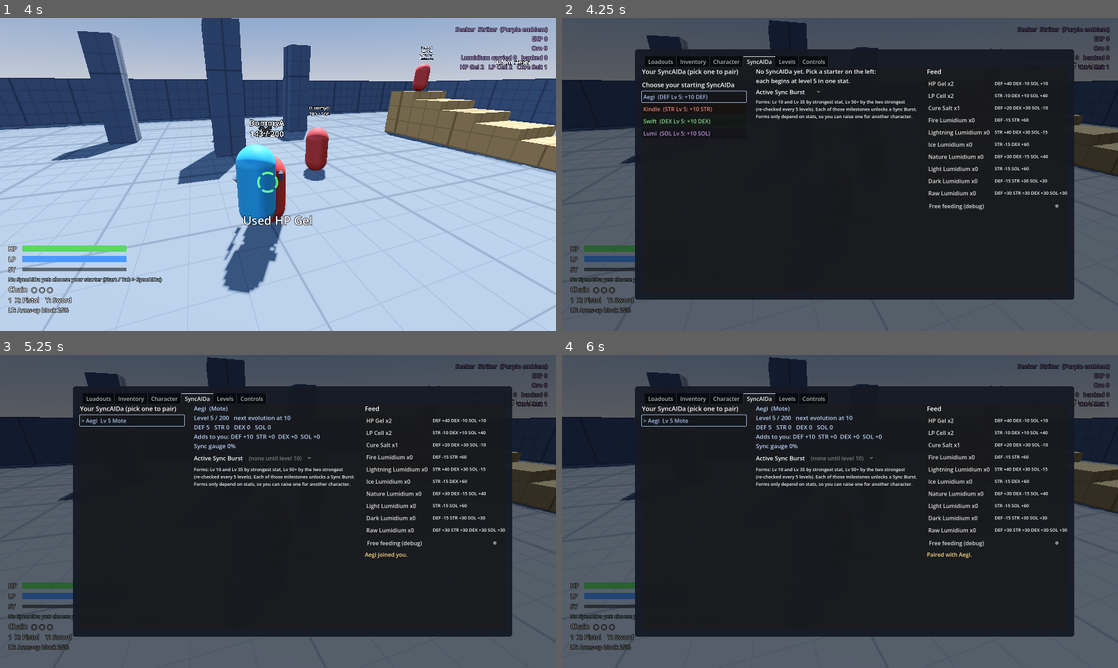
Above: before the commit, frames 1-4 (two rows, left to right).
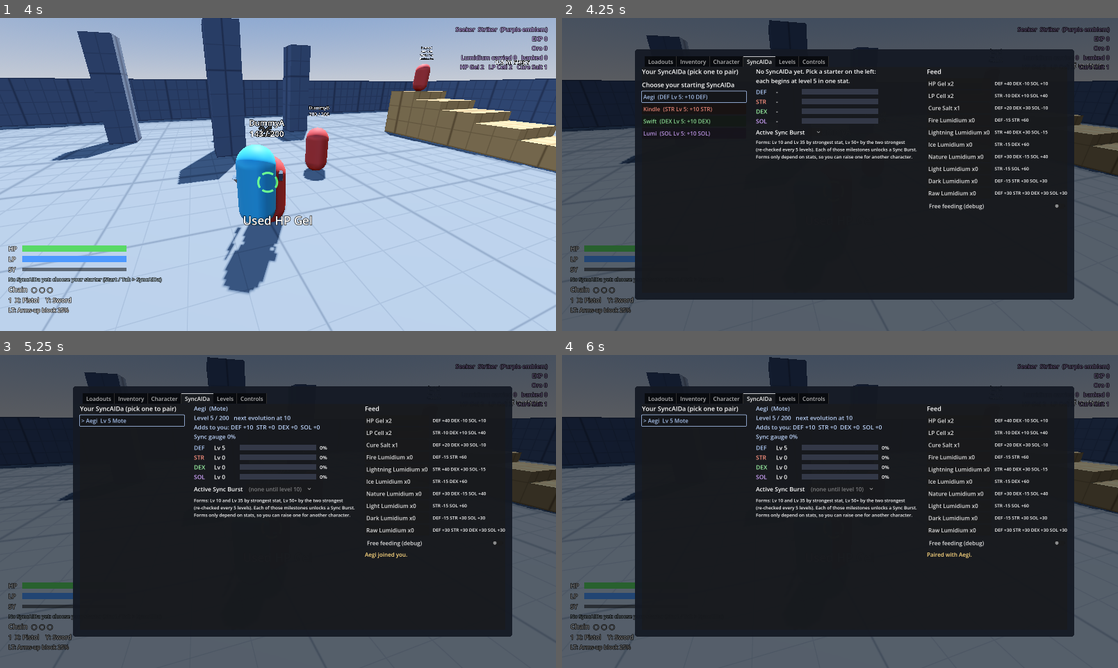
Above: after the commit, the same moments.

Repository: GLorenz90/Nomad-Seekers
Game: Godot game, scene res://scenes/main.tscn
The game is run twice, just before and just after one commit, with the same random seed, the same clock (stepped at 60 frames per second) and the same inputs.
Inputs (mouse positions are in pixels of both pictures, inside the frame that each line leads up to):
- Up to frame 1 (4 s): tap Enter (ui_accept) at 0.5 s; move the mouse to (305, 174) at 0.52 s; hold F (block) 0.53-1.28 s; hold W (move_forward) from 0.53 s (still down); click (305, 174) at 0.67 s; tap Space (jump) at 0.77, 1.52, 3.02, 3.77 s; move the mouse to (250, 174) at 1.27 s; tap Shift (dash) at 1.35 s; move the mouse to (289, 168) at 2.02 s; click (289, 168) at 2.1 s; move the mouse to (272, 180) at 2.77 s; right-click (272, 180) at 2.85 s; click (272, 180) at 2.92 s; move the mouse to (316, 177) at 3.52 s; tap 1 (item_1) at 3.6 s
- Up to frame 2 (4.25 s): keep holding W (move_forward); tap Tab (menu) at 4.15 s
- Up to frame 3 (5.25 s): release W (move_forward) at 4.25 s; drag from (111, 464) to (194, 433) at 4.27 s; click "Aegi (DEF Lv 5: +10 DEF)" at 5 s
- Up to frame 4 (6 s): click "> Aegi Lv 5 Mote" at 5.75 s

Frame 1 is identical in both runs. In frame 2, 2.1% of the frame differs, in the area x 34-64%, y 22-46%; in frame 3, 2.7%, in the area x 34-64%, y 22-52%; in frame 4, 2.7%.

Commit message:
Tune Machine Pistol and Assault Rifle; SyncAIDa per-stat progress
- Machine Pistol: automatic pistol, single-shot taps, hold at 0.11 s,
  half damage (base 6 -> 3)
- Assault Rifle: 33% slower (tick 0.146, taps x1.065), +25% damage
  (base 11.25)
- SyncAIDa tab: level, progress bar and percent for each stat

Co-Authored-By: Claude Opus 5.5 <noreply@anthropic.com>
Claude-Session: https://claude.ai/code/session_0158GMUbAThobuu7yWuNoptn

Diff:
--- a/data/weapons/assault_rifle.tres
+++ b/data/weapons/assault_rifle.tres
@@ -10,11 +10,11 @@
 damage_mult = 2.0
 lp_cost = 2.0
 swing = 4
-duration = 0.9866666666666667
-active_start = 0.5466666666666667
-active_end = 0.5466666666666667
-window_open = 0.6133333333333334
-window_close = 0.9866666666666667
+duration = 1.3135000000000001
+active_start = 0.7498333333333332
+active_end = 0.7498333333333332
+window_open = 0.8164999999999999
+window_close = 1.3135000000000001
 lunge_distance = 0.0
 is_projectile = true
 projectile_speed = 50.0
@@ -27,11 +27,11 @@
 damage_mult = 2.1
 lp_cost = 2.0
 swing = 4
-duration = 0.8
-active_start = 0.3866666666666667
-active_end = 0.3866666666666667
-window_open = 0.45333333333333337
-window_close = 0.8
+duration = 1.065
+active_start = 0.5368333333333334
+active_end = 0.5368333333333334
+window_open = 0.6035
+window_close = 1.065
 lunge_distance = 0.0
 is_projectile = true
 projectile_speed = 50.0
@@ -44,11 +44,11 @@
 damage_mult = 2.4
 lp_cost = 2.0
 swing = 4
-duration = 0.6933333333333334
-active_start = 0.24266666666666664
-active_end = 0.24266666666666664
-window_open = 0.6933333333333334
-window_close = 0.6933333333333334
+duration = 0.9229999999999999
+active_start = 0.32304999999999995
+active_end = 0.32304999999999995
+window_open = 0.9229999999999999
+window_close = 0.9229999999999999
 lunge_distance = 0.0
 is_projectile = true
 projectile_speed = 50.0
@@ -60,11 +60,11 @@
 display_name = "Shot"
 lp_cost = 1.0
 swing = 4
-duration = 0.7733333333333334
-active_start = 0.3333333333333333
-active_end = 0.3333333333333333
-window_open = 0.4
-window_close = 0.7733333333333334
+duration = 1.0294999999999999
+active_start = 0.4658333333333333
+active_end = 0.4658333333333333
+window_open = 0.5325
+window_close = 1.0294999999999999
 lunge_distance = 0.0
 is_projectile = true
 projectile_speed = 50.0
@@ -76,11 +76,11 @@
 damage_mult = 1.05
 lp_cost = 1.0
 swing = 4
-duration = 0.6666666666666666
-active_start = 0.25333333333333335
-active_end = 0.25333333333333335
-window_open = 0.32000000000000006
-window_close = 0.6666666666666666
+duration = 0.8875
+active_start = 0.35933333333333334
+active_end = 0.35933333333333334
+window_open = 0.426
+window_close = 0.8875
 lunge_distance = 0.0
 is_projectile = true
 projectile_speed = 50.0
@@ -92,11 +92,11 @@
 damage_mult = 1.15
 lp_cost = 1.0
 swing = 4
-duration = 0.5333333333333333
-active_start = 0.18666666666666665
-active_end = 0.18666666666666665
-window_open = 0.5333333333333333
-window_close = 0.5333333333333333
+duration = 0.7099999999999999
+active_start = 0.24849999999999994
+active_end = 0.24849999999999994
+window_open = 0.7099999999999999
+window_close = 0.7099999999999999
 lunge_distance = 0.0
 is_projectile = true
 projectile_speed = 50.0
@@ -111,7 +111,7 @@
 move_speed_scale = 0.3
 duration = 0.26666666666666666
 lunge_distance = 0.0
-sustained_tick = 0.11
+sustained_tick = 0.146
 is_projectile = true
 projectile_speed = 50.0
 projectile_radius = 0.08
@@ -126,7 +126,7 @@
 weight = 1
 two_handed = true
 sustained = true
-base_damage = 9.0
+base_damage = 11.25
 jobs = PackedStringArray("R")
 normal_attacks = Array[ExtResource("1_xqwfh")]([SubResource("Resource_3ctgs"), SubResource("Resource_tmg11"), SubResource("Resource_y8tdv")])
 hard_attacks = Array[ExtResource("1_xqwfh")]([SubResource("Resource_w7dt6"), SubResource("Resource_md3no"), SubResource("Resource_h52be")])
--- a/data/weapons/machine_pistol.tres
+++ b/data/weapons/machine_pistol.tres
@@ -10,11 +10,11 @@
 damage_mult = 2.0
 lp_cost = 1.5
 swing = 4
-duration = 0.98
-active_start = 0.1733333333333333
-active_end = 0.1733333333333333
-window_open = 0.23999999999999996
-window_close = 0.98
+duration = 0.7933333333333332
+active_start = 0.4466666666666666
+active_end = 0.4466666666666666
+window_open = 0.5133333333333333
+window_close = 0.7933333333333332
 lunge_distance = 0.0
 is_projectile = true
 projectile_speed = 38.0
@@ -27,11 +27,11 @@
 damage_mult = 2.1
 lp_cost = 1.5
 swing = 4
-duration = 0.9
-active_start = 0.13333333333333333
-active_end = 0.13333333333333333
-window_open = 0.2
-window_close = 0.9
+duration = 0.7
+active_start = 0.30666666666666664
+active_end = 0.30666666666666664
+window_open = 0.3733333333333333
+window_close = 0.7
 lunge_distance = 0.0
 is_projectile = true
 projectile_speed = 38.0
@@ -44,11 +44,11 @@
 damage_mult = 2.4
 lp_cost = 1.5
 swing = 4
-duration = 0.84
-active_start = 0.29399999999999993
-active_end = 0.29399999999999993
-window_open = 0.84
-window_close = 0.84
+duration = 0.5833333333333334
+active_start = 0.20416666666666666
+active_end = 0.20416666666666666
+window_open = 0.5833333333333334
+window_close = 0.5833333333333334
 lunge_distance = 0.0
 is_projectile = true
 projectile_speed = 38.0
@@ -58,69 +58,63 @@
 [sub_resource type="Resource" id="Resource_tu3in"]
 script = ExtResource("1_fi0jq")
 display_name = "Shot"
-lp_cost = 1.5
+lp_cost = 0.5
 swing = 4
 move_speed_scale = 0.5
-duration = 0.98
-active_start = 0.1733333333333333
-active_end = 0.1733333333333333
-window_open = 0.23999999999999996
-window_close = 0.98
+duration = 0.63
+active_start = 0.25999999999999995
+active_end = 0.25999999999999995
+window_open = 0.3266666666666666
+window_close = 0.63
 lunge_distance = 0.0
 is_projectile = true
 projectile_speed = 38.0
 projectile_range = 25.0
-projectile_count = 3
-spread_deg = 6.0
 
 [sub_resource type="Resource" id="Resource_hgi55"]
 script = ExtResource("1_fi0jq")
 display_name = "Shot"
 damage_mult = 1.05
-lp_cost = 1.5
+lp_cost = 0.5
 swing = 4
 move_speed_scale = 0.5
-duration = 0.9
-active_start = 0.13333333333333333
-active_end = 0.13333333333333333
-window_open = 0.2
-window_close = 0.9
+duration = 0.5833333333333334
+active_start = 0.18999999999999997
+active_end = 0.18999999999999997
+window_open = 0.25666666666666665
+window_close = 0.5833333333333334
 lunge_distance = 0.0
 is_projectile = true
 projectile_speed = 38.0
 projectile_range = 25.0
-projectile_count = 3
-spread_deg = 6.0
 
 [sub_resource type="Resource" id="Resource_66a4l"]
 script = ExtResource("1_fi0jq")
 display_name = "Shot"
 damage_mult = 1.15
-lp_cost = 1.5
+lp_cost = 0.5
 swing = 4
 move_speed_scale = 0.5
-duration = 0.84
-active_start = 0.29399999999999993
-active_end = 0.29399999999999993
-window_open = 0.84
-window_close = 0.84
+duration = 0.4433333333333333
+active_start = 0.15516666666666665
+active_end = 0.15516666666666665
+window_open = 0.4433333333333333
+window_close = 0.4433333333333333
 lunge_distance = 0.0
 is_projectile = true
 projectile_speed = 38.0
 projectile_range = 25.0
-projectile_count = 3
-spread_deg = 6.0
 
 [sub_resource type="Resource" id="Resource_q42jh"]
 script = ExtResource("1_fi0jq")
 display_name = "Automatic Fire"
 damage_mult = 0.7
-lp_cost = 0.5
+lp_cost = 0.4
 swing = 4
 move_speed_scale = 0.5
 duration = 0.26666666666666666
 lunge_distance = 0.0
-sustained_tick = 0.1
+sustained_tick = 0.11
 is_projectile = true
 projectile_speed = 38.0
 projectile_radius = 0.08
@@ -133,7 +127,7 @@
 weapon_type = &"machine_pistol"
 weapon_class = 1
 sustained = true
-base_damage = 6.0
+base_damage = 3.0
 jobs = PackedStringArray("R")
 normal_attacks = Array[ExtResource("1_fi0jq")]([SubResource("Resource_tu3in"), SubResource("Resource_hgi55"), SubResource("Resource_66a4l")])
 hard_attacks = Array[ExtResource("1_fi0jq")]([SubResource("Resource_21yea"), SubResource("Resource_n537e"), SubResource("Resource_cuc2i")])
--- a/scripts/syncaida/syncaida_data.gd
+++ b/scripts/syncaida/syncaida_data.gd
@@ -100,6 +100,11 @@
 
 func stat_level(stat: StringName) -> int:
 	return floori(float(stat_xp.get(stat, 0.0)) / XP_PER_LEVEL)
+
+
+## How far the stat is toward its next level, 0..1 (PSO's per-stat gauge).
+func stat_progress(stat: StringName) -> float:
+	return fmod(float(stat_xp.get(stat, 0.0)), XP_PER_LEVEL) / XP_PER_LEVEL
 
 
 func level() -> int:
--- a/scripts/ui/loadout_menu.gd
+++ b/scripts/ui/loadout_menu.gd
@@ -59,6 +59,8 @@
 var _sync_starter_title: Label
 var _sync_starters: VBoxContainer
 var _sync_info: Label
+## Per-stat rows: stat -> [level Label, ProgressBar, percent Label].
+var _sync_stat_rows := {}
 var _sync_feeds: GridContainer
 var _sync_burst: OptionButton
 var _sync_message: Label
@@ -594,6 +596,36 @@
 	columns.add_child(mid)
 	_sync_info = _label("", 17)
 	mid.add_child(_sync_info)
+	# PSO-style per-stat progress: level, a bar to the next level, and percent.
+	var stats := GridContainer.new()
+	stats.columns = 4
+	stats.add_theme_constant_override("h_separation", 10)
+	mid.add_child(stats)
+	for stat in SyncAIDaData.STATS:
+		var stat_label := _label(SyncAIDaData.STAT_NAMES[stat], 17)
+		stat_label.modulate = SyncAIDaData.STAT_COLORS[stat].lightened(0.3)
+		stat_label.custom_minimum_size.x = 48.0
+		stats.add_child(stat_label)
+		var lv := _label("", 17)
+		lv.custom_minimum_size.x = 64.0
+		stats.add_child(lv)
+		var bar := ProgressBar.new()
+		bar.custom_minimum_size = Vector2(220.0, 16.0)
+		bar.size_flags_vertical = Control.SIZE_SHRINK_CENTER
+		bar.max_value = 1.0
+		bar.step = 0.001
+		bar.show_percentage = false
+		var fill := StyleBoxFlat.new()
+		fill.bg_color = SyncAIDaData.STAT_COLORS[stat]
+		bar.add_theme_stylebox_override("fill", fill)
+		var track := StyleBoxFlat.new()
+		track.bg_color = Color(0.2, 0.22, 0.28)
+		bar.add_theme_stylebox_override("background", track)
+		stats.add_child(bar)
+		var pct := _label("", 15)
+		pct.custom_minimum_size.x = 56.0
+		stats.add_child(pct)
+		_sync_stat_rows[stat] = [lv, bar, pct]
 	var burst_row := HBoxContainer.new()
 	burst_row.add_child(_label("Active Sync Burst ", 17))
 	_sync_burst = OptionButton.new()
@@ -722,14 +754,24 @@
 		_sync_info.text = "No SyncAIDa yet. Pick a starter on the left:\neach begins at level 5 in one stat."
 		_sync_burst.clear()
 		_sync_burst.disabled = true
+		for stat in SyncAIDaData.STATS:
+			var row: Array = _sync_stat_rows[stat]
+			(row[0] as Label).text = "-"
+			(row[1] as ProgressBar).value = 0.0
+			(row[2] as Label).text = ""
 		return
 	var next := d.next_milestone()
 	var bonus := d.bonuses()
-	_sync_info.text = "%s  (%s)\nLevel %d / %d%s\n%s\nAdds to you: DEF +%d  STR +%d  DEX +%d  SOL +%d\nSync gauge %d%%" % [
+	_sync_info.text = "%s  (%s)\nLevel %d / %d%s\nAdds to you: DEF +%d  STR +%d  DEX +%d  SOL +%d\nSync gauge %d%%" % [
 		d.display_name, d.form, d.level(), SyncAIDaData.MAX_LEVEL,
 		"   next evolution at %d" % next if next > 0 else "",
-		d.describe_stats(), int(bonus[&"def"]), int(bonus[&"str"]), int(bonus[&"dex"]), int(bonus[&"sol"]),
+		int(bonus[&"def"]), int(bonus[&"str"]), int(bonus[&"dex"]), int(bonus[&"sol"]),
 		roundi(d.gauge)]
+	for stat in SyncAIDaData.STATS:
+		var row: Array = _sync_stat_rows[stat]
+		(row[0] as Label).text = "Lv %d" % d.stat_level(stat)
+		(row[1] as ProgressBar).value = d.stat_progress(stat)
+		(row[2] as Label).text = "%d%%" % floori(d.stat_progress(stat) * 100.0)
 	_sync_info.modulate = d.color().lightened(0.4)
 	_sync_burst.clear()
 	for b in d.bursts:
--- a/tests/loot_test.gd
+++ b/tests/loot_test.gd
@@ -287,6 +287,14 @@
 	Input.action_release("hand_x")
 	await _idle()
 	_check("Machine Pistol automatic fire (%d shots in 1 s)" % fired, fired >= 6)
+	var mp := _w("machine_pistol")
+	var ar := _w("assault_rifle")
+	_check("Machine Pistol: single-shot taps, half its old damage, the AR's old rate (count %d, base %.1f, tick %.2f)" % [
+		mp.normal_attacks[0].projectile_count, mp.base_damage, mp.sustained_attack.sustained_tick],
+		mp.normal_attacks[0].projectile_count == 1 and is_equal_approx(mp.base_damage, 3.0)
+		and is_equal_approx(mp.sustained_attack.sustained_tick, 0.11))
+	_check("Assault Rifle: 33%% slower, +25%% damage (tick %.3f, base %.2f)" % [ar.sustained_attack.sustained_tick, ar.base_damage],
+		is_equal_approx(ar.sustained_attack.sustained_tick, 0.146) and is_equal_approx(ar.base_damage, 11.25))
 
 	# --- Staff, Heal and Cure ----------------------------------------------
 	_combat.set_job("I")
--- a/tests/syncaida_test.gd
+++ b/tests/syncaida_test.gd
@@ -62,6 +62,12 @@
 	_check("and gives DEF +40, SOL +10, DEX stays at 0 (%s)" % [pip.stat_xp],
 		is_equal_approx(pip.stat_xp[&"def"], 40.0) and is_equal_approx(pip.stat_xp[&"sol"], 10.0)
 		and is_equal_approx(pip.stat_xp[&"dex"], 0.0))
+	_check("stat progress shows how close each stat is to its next level (DEF 40%, STR 0%)",
+		is_equal_approx(pip.stat_progress(&"def"), 0.4) and is_equal_approx(pip.stat_progress(&"str"), 0.0))
+	var menu_rows: Dictionary = (_main.loadout_menu as LoadoutMenu)._sync_stat_rows
+	(_main.loadout_menu as LoadoutMenu)._refresh_syncaida()
+	_check("the SyncAIDa tab shows a progress bar per stat (DEF %s, %s)" % [(menu_rows[&"def"][0] as Label).text, (menu_rows[&"def"][2] as Label).text],
+		is_equal_approx((menu_rows[&"def"][1] as ProgressBar).value, 0.4) and (menu_rows[&"str"][0] as Label).text == "Lv 5")
 	_check("Lumidium you don't have can't be fed", _sync.feed(&"fire").is_empty())
 	save.inventory.lumidium[&"fire"] = 2
 	_sync.feed(&"fire")
--- a/tools/build_starter_weapons.gd
+++ b/tools/build_starter_weapons.gd
@@ -548,14 +548,13 @@
 		0.9, Vector3(1.1, 1.4, 1.4), 0.5))
 
 	# --- Ranged ---
-	# Machine Pistol: tap = a 3-round burst (PSO mechgun frames x0.6), hold = automatic fire.
-	var mp := _gun(_weapon("Machine Pistol", &"machine_pistol", WeaponData.WeaponClass.RANGED, false, false, 6.0,
-		Vector3(0.08, 0.16, 0.42), gun), MECHGUN_N, MECHGUN_N, 0.6, 38.0, 25.0, true, 1.5, 1.5)
-	for a in mp.normal_attacks:
-		a.projectile_count = 3
-		a.spread_deg = 6.0
+	# Machine Pistol: an automatic pistol (Grayson, 2026-11-08). Hold fires at the
+	# Assault Rifle's original rate (0.11 s); taps are single quick pistol shots
+	# (PSO handgun frames x0.7). Half the damage it had (base 6 -> 3).
+	var mp := _gun(_weapon("Machine Pistol", &"machine_pistol", WeaponData.WeaponClass.RANGED, false, false, 3.0,
+		Vector3(0.08, 0.16, 0.42), gun), HANDGUN_N, HANDGUN_H, 0.7, 38.0, 25.0, true, 0.5, 1.5)
 	mp.sustained = true
-	mp.sustained_attack = _auto_fire("Automatic Fire", 0.1, 38.0, 25.0, 0.5, 0.5)
+	mp.sustained_attack = _auto_fire("Automatic Fire", 0.11, 38.0, 25.0, 0.5, 0.4)
 	list.append(mp)
 	# Hand Shotgun: close-range spread; PSO shot frames x0.8.
 	var hs := _gun(_weapon("Hand Shotgun", &"hand_shotgun", WeaponData.WeaponClass.RANGED, true, false, 7.0,
@@ -572,11 +571,13 @@
 		a.projectile_pierce = true
 		a.window_close += _f(15)
 	list.append(rifle)
-	# Assault Rifle: heavy repeater; taps are rifle shots, hold = automatic fire at a slow walk.
-	var ar := _gun(_weapon("Assault Rifle", &"assault_rifle", WeaponData.WeaponClass.RANGED, true, true, 9.0,
-		Vector3(0.1, 0.18, 1.1), gun), RIFLE_N, RIFLE_H, 0.8, 50.0, 35.0, false, 1.0, 2.0)
+	# Assault Rifle: heavy repeater; taps are rifle shots, hold = automatic fire at a
+	# slow walk. Tuned by feel (Grayson, 2026-11-08): 33% slower (tick 0.11 -> 0.146,
+	# taps x0.8 -> x1.065) and 25% more damage (base 9 -> 11.25).
+	var ar := _gun(_weapon("Assault Rifle", &"assault_rifle", WeaponData.WeaponClass.RANGED, true, true, 11.25,
+		Vector3(0.1, 0.18, 1.1), gun), RIFLE_N, RIFLE_H, 1.065, 50.0, 35.0, false, 1.0, 2.0)
 	ar.sustained = true
-	ar.sustained_attack = _auto_fire("Automatic Fire", 0.11, 50.0, 35.0, 0.3, 0.6)
+	ar.sustained_attack = _auto_fire("Automatic Fire", 0.146, 50.0, 35.0, 0.3, 0.6)
 	list.append(ar)
 	# Shotgun: wide spread; PSO shot frames.
 	var sg := _gun(_weapon("Shotgun", &"shotgun", WeaponData.WeaponClass.RANGED, true, true, 8.0,
